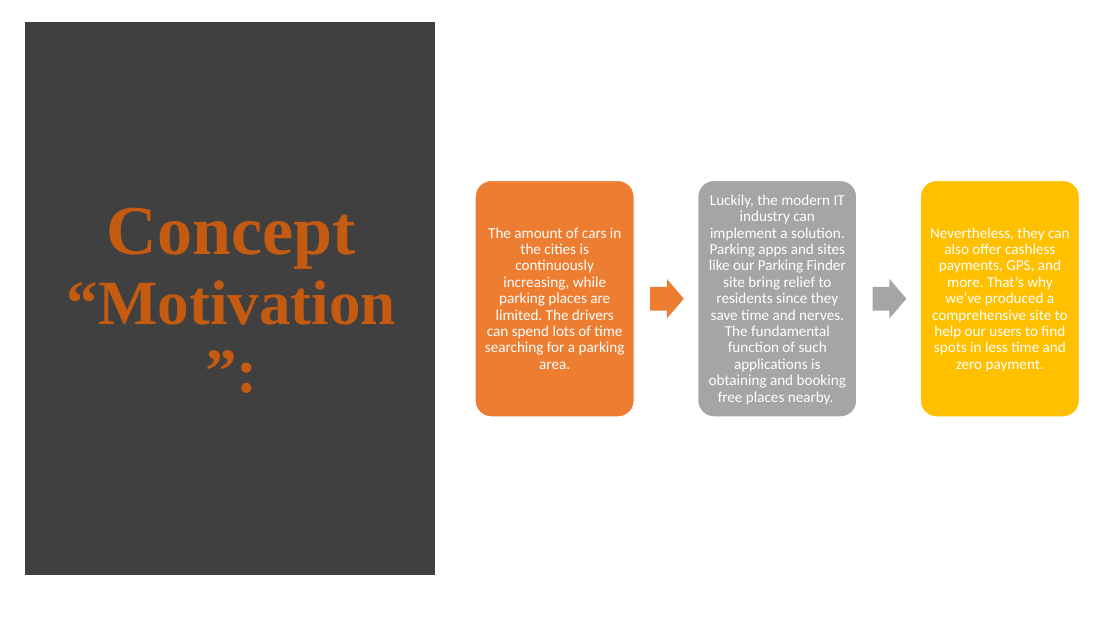
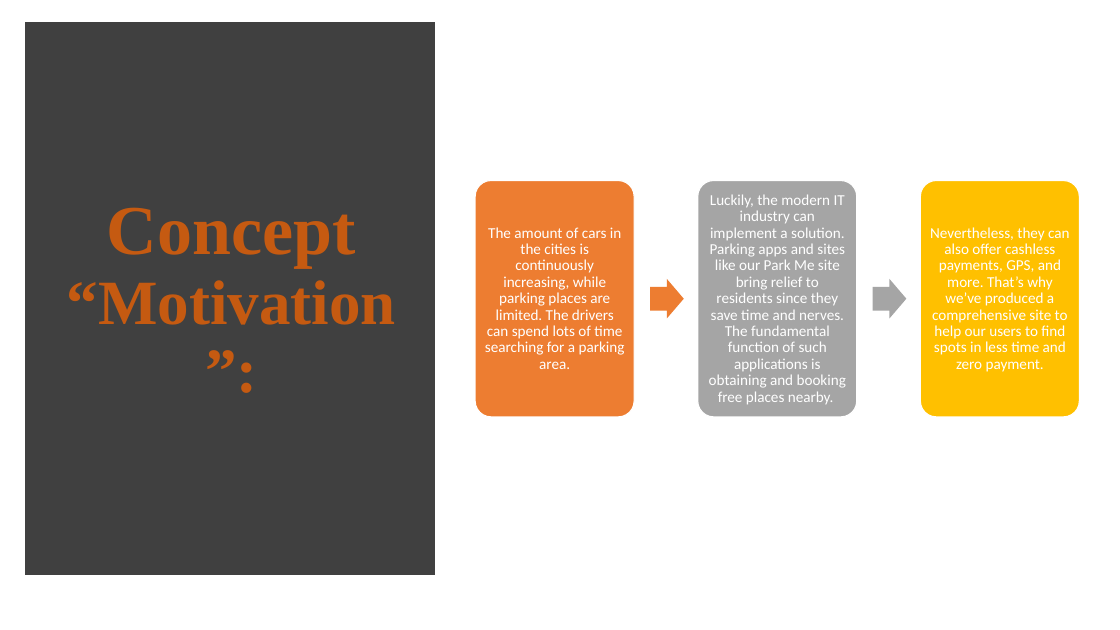
Before and after one commit to Yousiadel/Park-Me-Site, a slide deck: slide 4 of Project 1 for Group2 Parking Site.pptx. Drawn at 1120x630 pixels with LibreOffice and Linux fonts; fonts in the diff are those of the drawing. Boxes give left, top, right and bottom in pixels: in the first picture for what was removed or moved away, otherwise in the second. Text is boxed around its words. In the diff, an @@ line names an element or a change of style, - is before the commit and + after.

```diff
--- a/Project 1 for Group2 Parking Site.pptx
+++ b/Project 1 for Group2 Parking Site.pptx
@@ text at (709,194,846,404): text changed @@
-Luckily, the modern IT industry can implement a solution. Parking apps and sites like our Parking Finder site bring relief to residents since they save time and nerves. The fundamental function of such applications is obtaining and booking free places nearby.
+Luckily, the modern IT industry can implement a solution. Parking apps and sites like our Park Me site bring relief to residents since they save time and nerves. The fundamental function of such applications is obtaining and booking free places nearby.
```
Also in this commit, not shown: 7 other slides changed.
